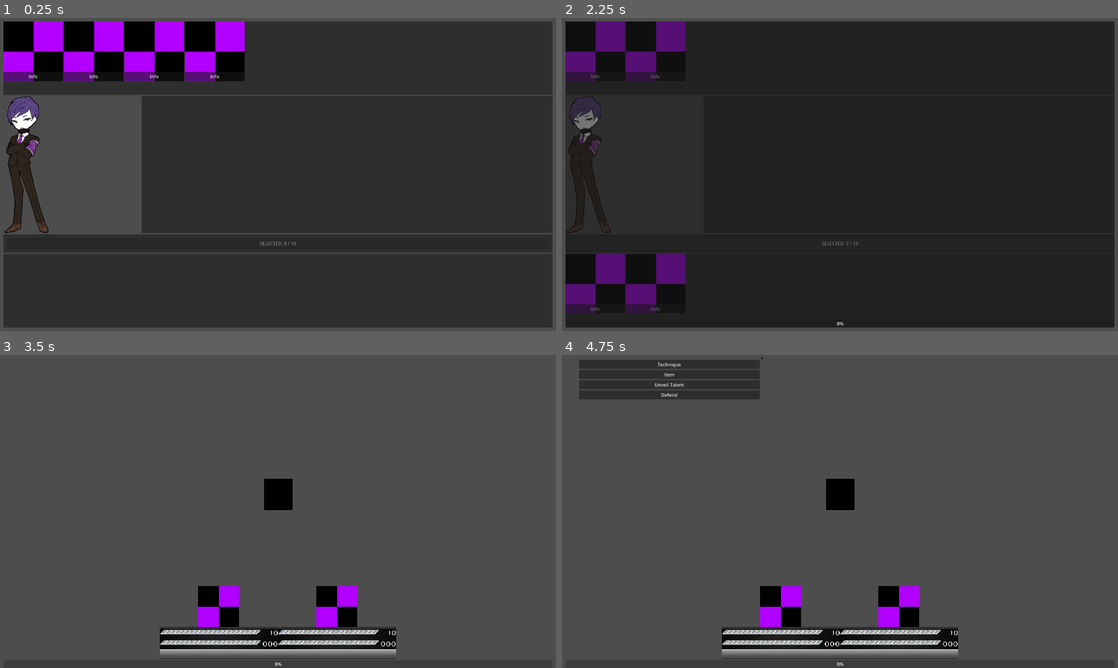
Above: before the commit, frames 1-4 (two rows, left to right).
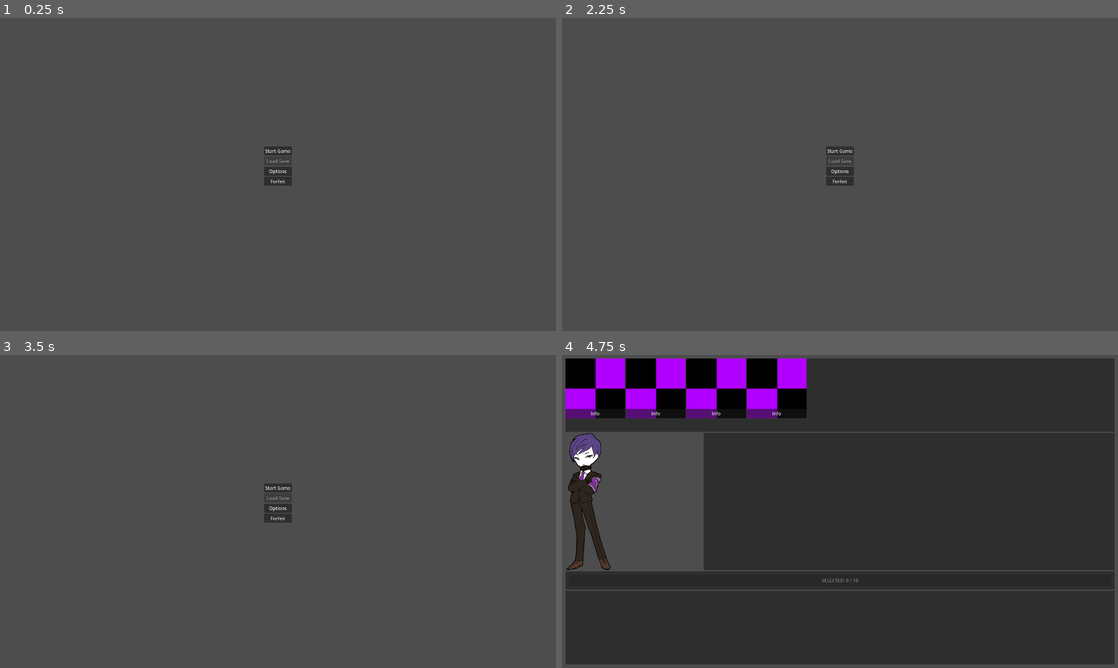
Above: after the commit, the same moments.

Repository: CorvidNemesis/tessearctGame
Game: Godot game, scene res://scenes/main_menu.tscn
Two runs of this game, one before a commit and one after it. Both use one fixed random seed, a clock stepped at 60 frames per second and the inputs below. Before the commit the project starts from res://scenes/character_selector.tscn.
Inputs (mouse positions are in pixels of both pictures, inside the frame that each line leads up to):
- Up to frame 1 (0.25 s): no input
- Up to frame 2 (2.25 s): click (595, 52) at 0.52 s; click (656, 52) at 1.27 s; click (840, 243) at 2 s, where only the run before the commit has a clickable "SELECTED: 2 / 10"
- Up to frame 3 (3.5 s): click (33, 621) at 2.77 s
- Up to frame 4 (4.75 s): click (840, 486) at 3.5 s, where only the run after the commit has a clickable "Start Game"; click (689, 358) at 4.27 s

The runs differ from the first frame. In frame 1, 86% of the frame differs, in the area x 0-100%, y 1-99%; in frame 2, 96%; in frame 3, 6.4%; in frame 4, 84%.

Commit message:
Fixed Battle Loop
Changed some things to use global variables as opposed to the battle manager.

Diff:
--- a/project.godot
+++ b/project.godot
@@ -11,7 +11,7 @@
 [application]
 
 config/name="ProjectOCDunegon"
-run/main_scene="uid://dtoob1wc4vg8j"
+run/main_scene="uid://j7pewt1b33de"
 config/features=PackedStringArray("4.6", "Forward Plus")
 config/icon="res://icon.svg"
 
--- a/scripts/battle/GUI/Command Window/actions_and_label.gd
+++ b/scripts/battle/GUI/Command Window/actions_and_label.gd
@@ -58,7 +58,7 @@
 func update_description(text:String)->void:
 	description.text = text;
 
-func setup_enemies(_skill:BattleSkill)->void:
+func setup_enemies()->void:
 	clean_enemy_holder()
 	var index =0;
 	for enemy in gl_battle.partaking_enemies:
@@ -101,7 +101,7 @@
 func _on_back_pressed() -> void:
 	level_check();
 
-func move_back(_targeted_index:int)->void:
+func move_back()->void:
 	print("Moving to next battler")
 	current_menu = MENU_LEVEL.ACTION_SELECT;
 	level_check()
--- a/scripts/battle/GUI/Command Window/gui_enemy_button.gd
+++ b/scripts/battle/GUI/Command Window/gui_enemy_button.gd
@@ -9,4 +9,5 @@
 
 func _on_pressed() -> void:
 	print("SELECTED ENEMY!")
-	gl_battle.emit_signal("targeting",index)
+	gl_battle.focused_hero._set_skill_target(index)
+	gl_battle.emit_signal("targeting")
--- a/scripts/battle/GUI/Command Window/gui_skill_button.gd
+++ b/scripts/battle/GUI/Command Window/gui_skill_button.gd
@@ -13,4 +13,5 @@
 	set_description.emit(held_skill.description)
 
 func _on_pressed() -> void:
-	gl_battle.emit_signal("assign_skill",held_skill)
+	gl_battle.focused_hero._set_skill(held_skill)
+	gl_battle.emit_signal("assign_skill")
--- a/scripts/battle/managers/State Machine/phase_4_action_select.gd
+++ b/scripts/battle/managers/State Machine/phase_4_action_select.gd
@@ -36,8 +36,7 @@
 func select_actions()->void:
 	current_index = (current_index + 1) % battle_manager.heroes.size();
 	print("Current Index: " + str(current_index))
-	active_hero = battle_manager._return_hero(current_index);
-	battle_manager._set_active_hero(active_hero);
+	gl_battle.focused_hero = battle_manager._return_hero(current_index);
 	update_state()
 
 func update_state()->void:
--- a/scripts/battle/managers/State Machine/phase_5_menu.gd
+++ b/scripts/battle/managers/State Machine/phase_5_menu.gd
@@ -7,7 +7,7 @@
 	print("DEBUG: PHASE 5 //////////////////////////////")
 	gl_battle.next_turn.connect(update_state,CONNECT_ONE_SHOT);
 	battle_manager = _set_battle_manager();
-	battle_manager.gui._personalize_ui(battle_manager._return_active_hero());
+	battle_manager.gui._personalize_ui(gl_battle.focused_hero);
 
 func update_state()->void:
 	switch_state.emit(move_state)
--- a/scripts/battle/managers/State Machine/phase_6_brawl.gd
+++ b/scripts/battle/managers/State Machine/phase_6_brawl.gd
@@ -16,9 +16,7 @@
 
 func brawling()->void:
 	for entity in battle_manager.heroes:
-		print(entity.name + " is attacking with " + entity.skill_chosen.name)
 		if entity is BattleHero:
-			print(entity.name + " is attacking with " + entity.skill_chosen.name)
 			var targetting = calculate_targets(entity.skill_chosen);
 			var source_stat = entity.battle_data.stat_dict[entity.skill_chosen._skill_stat_key()];
 			calculate_damage(entity.skill_chosen,source_stat[1],targetting);
--- a/scripts/battle/managers/manager_battle.gd
+++ b/scripts/battle/managers/manager_battle.gd
@@ -5,8 +5,6 @@
 
 var combat_level = 0;
 var combat_gauge_value = 0;
-var focused_hero: BattleHero;
-var focused_skill: BattleSkill;
 
 var heroes: Array = [];
 var current_enemies: Array = [];
@@ -19,8 +17,6 @@
 	current_enemies = gl_battle.partaking_enemies;
 	all_participants.append_array(heroes)
 	all_participants.append_array(current_enemies)
-	gl_battle.assign_skill.connect(set_active_skill)
-	gl_battle.targeting.connect(_give_skill_target_index)
 	state_machine._activate();
 
 func _assign_speed()->void:
@@ -38,19 +34,6 @@
 		return true
 	return false
 
-func _set_active_hero(hero:BattleHero)->void:
-	focused_hero = hero;
-	print("Focusing on: " + focused_hero.name)
-
-func set_active_skill(skill:BattleSkill)->void:
-	focused_skill = skill;
-	print("Planning to use skill: " + focused_skill.name)
-
-func _give_skill_target_index(index:int)->void:
-	focused_skill.main_target = index;
-	focused_hero.skill_chosen = focused_skill;
-	print("Set Target ")
-
 
 func _return_heroes()->Array:
 	return heroes
@@ -63,6 +46,3 @@
 
 func _return_hero(index:int)->BattleHero:
 	return heroes[index]
-
-func _return_active_hero()->BattleHero:
-	return focused_hero;
--- a/scripts/class_entity.gd
+++ b/scripts/class_entity.gd
@@ -10,7 +10,7 @@
 var id_number:int;
 
 var skill_chosen:BattleSkill = null;
-var targets = [];
+var target_index: int;
 var is_defending: bool = false;
 var living_status = true;
 var mobility_status = true;
@@ -24,13 +24,26 @@
 	return battle_data.stat_dict[key][1];
 #endregion
 
-func _ready_for_battle():
-	_reset_entity()
+#region Getters
 
-func _reset_entity()->void:
-	targets = [];
-	skill_chosen = null;
-	is_defending = false;
+func _get_speed()->int:
+	return battle_data._get_speed();
+
+#endregion
+
+#region Setters
+func _change_hp(amount:int)->void:
+	self.battle_data.current_hp -= amount;
+	emit_signal("hp_update")
+
+func _set_skill(skill:BattleSkill)->void:
+	self.skill_chosen = skill;
+
+func _set_skill_target(targets_index:int)->void:
+	self.skill_chosen.main_target = targets_index;
+#endregion
+
+#region Checkers
 
 func _is_alive()->bool:
 	if (self.battle_data.current_hp <= 0):
@@ -39,12 +52,17 @@
 		living_status = true;
 	return living_status;
 
-func _change_hp(amount:int)->void:
-	self.battle_data.current_hp -= amount;
-	emit_signal("hp_update")
+func _ready_for_battle():
+	_reset_entity()
 
-func _get_speed()->int:
-	return battle_data._get_speed();
+#endregion
+
+
+
+func _reset_entity()->void:
+	skill_chosen = null;
+	is_defending = false;
+
 
 func _chosen_an_action()->bool:
 	if self.skill_chosen or is_defending:
--- a/scripts/globals/global_battle_info.gd
+++ b/scripts/globals/global_battle_info.gd
@@ -3,16 +3,8 @@
 var partaking_heroes = [];
 var partaking_enemies = [];
 
+var focused_hero: BattleHero = null;
+
 signal assign_skill(skill:BattleSkill);
 signal targeting(index:int)
 signal next_turn();
-## Packages a player as their key, their scene and their speed.
-func package(key:String,value:BattleEntity)->Array:
-	value._get_battle_data()._init();
-	return [key,value,0]
-
-func _queueParticipants(key,value)-> void:
-	partaking_heroes.append(package(key,value))
-
-func _queueEnemies(key,value)-> void:
-	partaking_enemies.append(package(key,value))
--- a/scripts/resources/skill_general.gd
+++ b/scripts/resources/skill_general.gd
@@ -17,7 +17,8 @@
 @export var description: String;
 @export var elemental_icon: Texture2D;
 
-var main_target:int
+
+var main_target:int;
 
 func _getHealingAmount(def:int)->float:
 	return (def + base_power);
